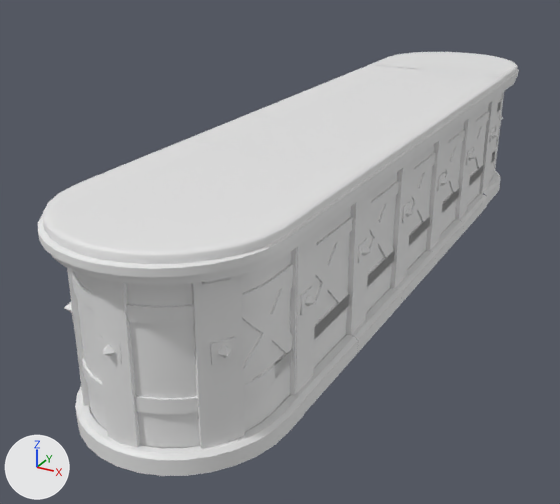
Renders of the FBX model Assets/Game/Object3D/beer-bar/source/Beer_Bar.fbx from each side of a commit.
Rendered twice from a camera (50 mm lens) standing at (3.46, -12.82, 2.64) and looking at (-0.58, -5.49, -1.03). Lighting does not change. The marker at lower left points along +X, +Y and +Z. Vertices at the same position are counted once.

The first picture shows "end (that isn't really that well ending)", 'end number two i guess', 'repeating centre'.
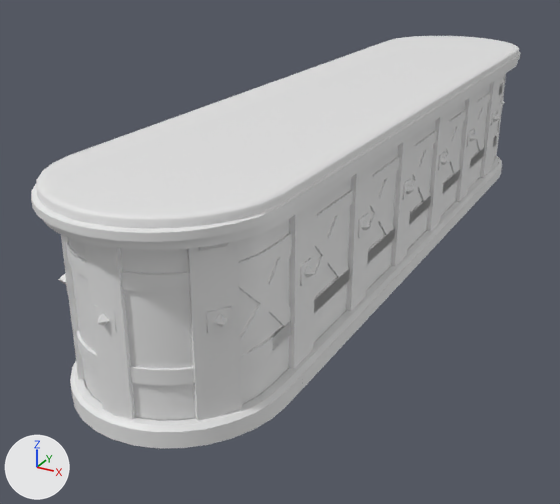
Commit message: table should be fixed i think

Edits to the bpy script that builds the scene:
```text
Change me_plane_005:
    remove me_plane_005.from_pydata(...)  # 1505 vertices, 855 faces; spans x -1.0..1.0, y -0.47..5.36, z -1.04..0.84
    add me_plane_005.from_pydata(...)  # 1477 vertices, 825 faces; spans x -1.0..1.0, y -0.63..5.19, z -1.03..0.84
    me_plane_005 part 1: the loose piece of 8 vertices spanning x 0.8..0.88, y -0.47..-0.11, z -0.88..0.65 is moved by (0.0, -0.16, 0.0)
    me_plane_005 part 2: the loose piece of 25 vertices spanning x 0.88..0.97, y -0.38..-0.19, z -0.12..0.05 is moved by (0.0, -0.16, 0.0)
    me_plane_005 part 3: the loose piece of 12 vertices spanning x 0.77..0.96, y -0.47..0.69, z -1.04..-0.86 is moved by (0.0, -0.16, 0.0)
    me_plane_005 part 4: the loose piece of 8 vertices spanning x 0.8..0.85, y -0.47..0.69, z 0.23..0.36 is moved by (0.0, -0.16, 0.0)
    me_plane_005 part 5: the loose piece of 13 vertices spanning x 0.8..0.85, y -0.47..0.69, z -0.54..-0.41 is moved by (0.0, -0.16, 0.0)
    me_plane_005 part 6: the loose piece of 5 vertices spanning x 0.83, y -0.47..0.69, z -0.86..0.65 is moved by (0.0, -0.16, 0.0)
    me_plane_005 part 7: the loose piece of 8 vertices spanning x 0.8..0.88, y 0.7..1.06, z -0.88..0.65 is moved by (0.0, -0.16, 0.0)
    me_plane_005 part 8: the loose piece of 25 vertices spanning x 0.88..0.97, y 0.79..0.98, z -0.12..0.05 is moved by (0.0, -0.16, 0.0)
    me_plane_005 part 9: the loose piece of 12 vertices spanning x 0.77..0.96, y 0.7..1.86, z -1.04..-0.86 is moved by (0.0, -0.16, 0.0)
    me_plane_005 part 10: the loose piece of 32 vertices spanning x 0.76..0.85, y -0.26..0.7, z -0.42..0.24 is rebuilt with 30 vertices and now spans x 0.76..0.85, y -0.42..0.53, z -0.41..0.24
    me_plane_005 part 11: the loose piece of 32 vertices spanning x 0.76..0.85, y 2.08..3.03, z -0.42..0.24 is rebuilt with 30 vertices and now spans x 0.76..0.85, y 1.91..2.86, z -0.41..0.24
    me_plane_005 part 12: the loose piece of 32 vertices spanning x 0.76..0.85, y 4.41..5.36, z -0.42..0.24 is rebuilt with 30 vertices and now spans x 0.76..0.85, y 4.24..5.19, z -0.41..0.24
    me_plane_005 part 13: the loose piece of 32 vertices spanning x 0.76..0.85, y 0.91..1.86, z -0.42..0.24 is rebuilt with 30 vertices and now spans x 0.76..0.85, y 0.75..1.7, z -0.41..0.24
    me_plane_005 part 14: the loose piece of 32 vertices spanning x 0.76..0.85, y 3.24..4.2, z -0.42..0.24 is rebuilt with 30 vertices and now spans x 0.76..0.85, y 3.07..4.02, z -0.41..0.24
    me_plane_005 part 15: the loose piece of 13 vertices spanning x 0.8..0.85, y 3.03..4.19, z -0.54..-0.41 is rebuilt with 13 vertices and now spans x 0.8..0.85, y 2.86..4.02, z -0.53..-0.4
    me_plane_005 part 16: the loose piece of 13 vertices spanning x 0.8..0.85, y 1.86..3.03, z -0.54..-0.41 is rebuilt with 13 vertices and now spans x 0.8..0.85, y 1.7..2.86, z -0.53..-0.4
    me_plane_005 part 17: the loose piece of 13 vertices spanning x 0.8..0.85, y 4.2..5.36, z -0.54..-0.41 is rebuilt with 13 vertices and now spans x 0.8..0.85, y 4.02..5.19, z -0.53..-0.4
    me_plane_005 part 18: the loose piece of 13 vertices spanning x 0.8..0.85, y 0.7..1.86, z -0.54..-0.41 is rebuilt with 13 vertices and now spans x 0.8..0.85, y 0.53..1.7, z -0.53..-0.4
    me_plane_005 part 19: the loose piece of 12 vertices spanning x 0.77..0.96, y 3.03..4.19, z -1.04..-0.86 is rebuilt with 12 vertices and now spans x 0.77..0.96, y 2.86..4.02, z -1.03..-0.85
    me_plane_005 part 20: the loose piece of 12 vertices spanning x 0.77..0.96, y 1.86..3.03, z -1.04..-0.86 is rebuilt with 12 vertices and now spans x 0.77..0.96, y 1.7..2.86, z -1.03..-0.85
    me_plane_005 part 21: the loose piece of 12 vertices spanning x 0.77..0.96, y 4.2..5.36, z -1.04..-0.86 is rebuilt with 12 vertices and now spans x 0.77..0.96, y 4.02..5.19, z -1.03..-0.85
    me_plane_005 part 22: 41 loose pieces with 383 vertices, spanning x -0.97..0.97, y -0.47..5.36, z -0.88..0.65, are deleted
    me_plane_005 part 23: 296 vertices removed from x -1.0..1.0, y -0.47..5.36, z 0.41..0.84; 671 vertices added at x -1.0..1.0, y -0.63..5.19, z -0.88..0.84
Change ob_end_number_two_i_guess:
    ob_end_number_two_i_guess.location: (-0.01, -1.04, -0.25) -> (0.0, -1.11, 0.01)
Change ob_repeating_centre:
    ob_repeating_centre.location: (0.02, -7.44, -0.26) -> (0.0, -7.26, -0.01)
Change ob_end__that_isn_t_really_that_well_ending:
    ob_end__that_isn_t_really_that_well_ending.location: (0.02, -8.59, -0.25) -> (0.0, -8.59, 0.0)
```

Location of each change, (x1, y1, x2, y2) in pixels of the pictures (560 x 504 px; the box of a moved part takes in the faces that stretch with it):
"end (that isn't really that well ending)", moved: before (38, 171, 313, 476); after (31, 143, 310, 448)
'repeating centre', reshaped, moved: before (109, 65, 504, 414); after (104, 47, 505, 389)
'end number two i guess', moved: before (369, 52, 519, 204); after (371, 36, 521, 189)
part 1 of me_plane_005, moved or reshaped: before (289, 232, 317, 396); after (288, 201, 316, 369)
part 2 of me_plane_005, moved or reshaped: before (300, 286, 315, 315); after (300, 258, 315, 286)
part 3 of me_plane_005, moved or reshaped: before (296, 335, 358, 414); after (294, 310, 358, 389)
part 4 of me_plane_005, moved or reshaped: before (316, 217, 353, 259); after (316, 190, 353, 231)
part 5 of me_plane_005, moved or reshaped: before (314, 293, 350, 340); after (314, 268, 350, 313)
part 6 of me_plane_005, moved or reshaped: before (314, 207, 351, 368); after (289, 178, 351, 342)
part 7 of me_plane_005, moved or reshaped: before (345, 191, 372, 336); after (345, 164, 372, 312)
part 8 of me_plane_005, moved or reshaped: before (358, 239, 370, 263); after (358, 213, 371, 237)
part 9 of me_plane_005, moved or reshaped: before (352, 288, 401, 352); after (352, 266, 402, 329)
part 10 of me_plane_005, rebuilt: before (315, 234, 349, 325); after (314, 208, 349, 299)
part 11 of me_plane_005, rebuilt: before (409, 166, 432, 234); after (410, 145, 432, 211)
part 12 of me_plane_005, rebuilt: before (470, 123, 486, 173); after (471, 104, 487, 155)
part 13 of me_plane_005, rebuilt: before (368, 196, 395, 273); after (368, 173, 395, 250)
part 14 of me_plane_005, rebuilt: before (443, 142, 462, 199); after (444, 122, 463, 179)
part 15 of me_plane_005, rebuilt: before (429, 188, 459, 226); after (442, 169, 460, 194)
part 16 of me_plane_005, rebuilt: before (409, 216, 430, 246); after (409, 195, 431, 225)
part 17 of me_plane_005, rebuilt: before (469, 164, 484, 186); after (470, 147, 485, 168)
part 18 of me_plane_005, rebuilt: before (349, 251, 394, 298); after (367, 227, 395, 264)
part 19 of me_plane_005, rebuilt: before (430, 220, 464, 265); after (431, 201, 465, 245)
part 20 of me_plane_005, rebuilt: before (395, 250, 436, 305); after (395, 230, 436, 283)
part 21 of me_plane_005, rebuilt: before (459, 194, 488, 233); after (460, 177, 489, 215)
part 22 of me_plane_005, deleted: before (348, 104, 489, 313)
part 23 of me_plane_005, built on: before (109, 65, 504, 218); after (104, 47, 505, 301)
